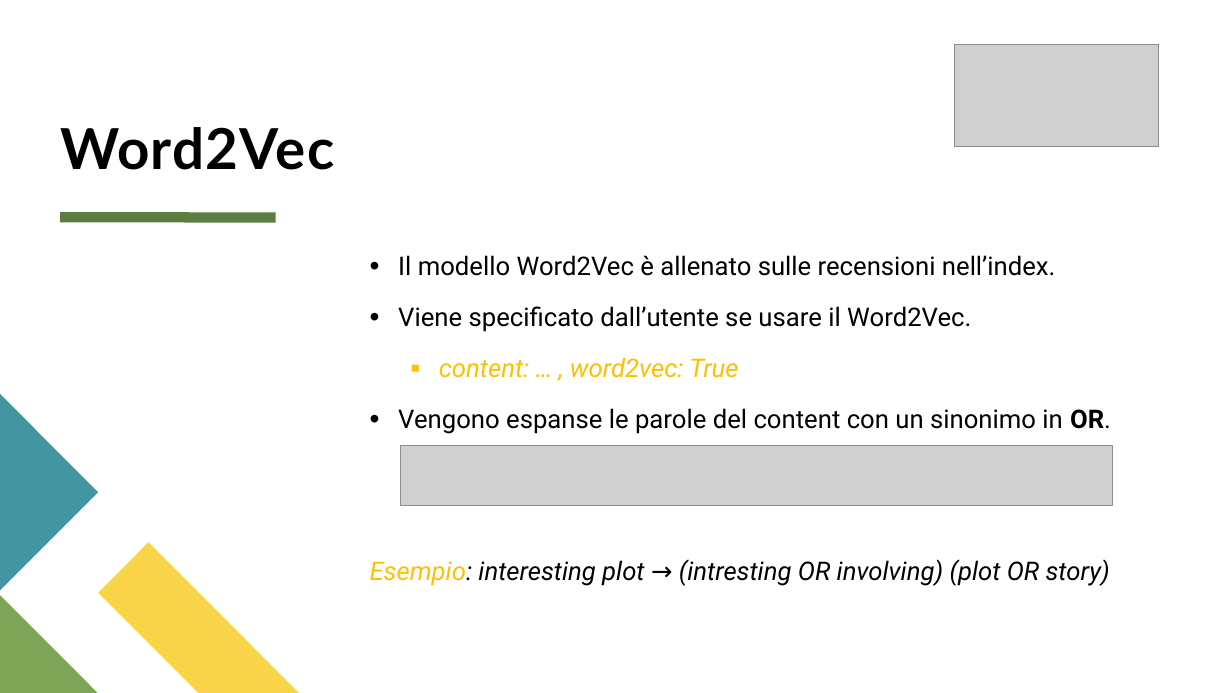
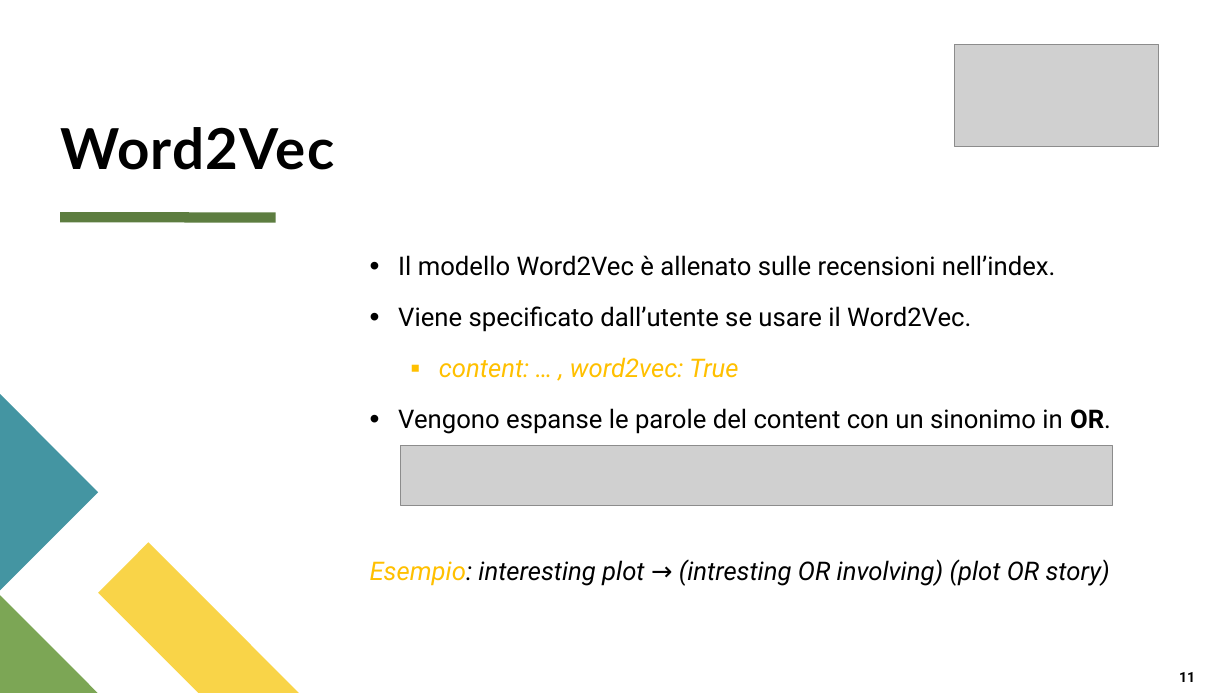
Before and after one commit to dennyciccia/full-text-search-engine, a slide deck: slide 11 of presentazione/Presentazione search engine.pptx. Drawn at 1232x693 pixels with LibreOffice and Linux fonts; fonts in the diff are those of the drawing; grey boxes stand for pictures. Boxes give left, top, right and bottom in pixels: in the first picture for what was removed or moved away, otherwise in the second. Text is boxed around its words. In the diff, an @@ line names an element or a change of style, - is before the commit and + after.

```diff
--- a/presentazione/Presentazione search engine.pptx
+++ b/presentazione/Presentazione search engine.pptx
@@ page number added at bbox=[1179, 672, 1195, 682], 11 pt, text #000000, bold @@
+11
```
Also in this commit, not shown: 7 other slides changed, 3 slides added, 10 slides removed.
